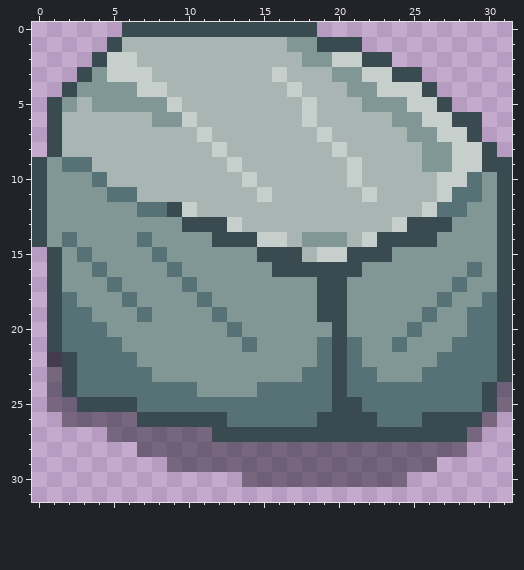
Two versions of one pixel-art file, Assets/Sprites/Rock_Resource_Node.aseprite. The first picture shows the starting point.
32x32 pixels, 1 frame.
Now the later version:
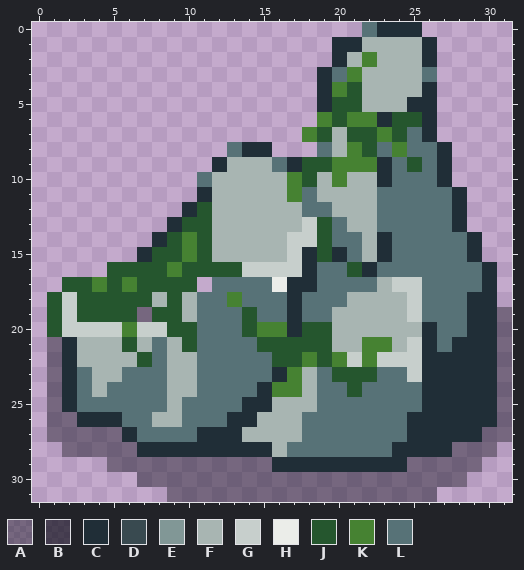
Palette (. is transparent): A #090a146b  B #090a14a9  C #202e37  D #394a50  E #819796  F #a8b5b2  G #c7cfcc  H #ebede9  J #25562e  K #468232  L #577277
Change:
Changed rows in their new state; - is an unchanged pixel.
Layers "Layer 1", "Layer 3":
first column x 0:
 0 ------.............---LCCC------
 1 -----...............CCFFFFC-----
 2 ----................CFKFFFC-----
 3 ---................CLKFFFFL-----
 4 --.................CKJFFFFC-----
 5 -..................CJJFFFCC.----
 6 -..................KJKKCJJC...--
 7 -.................KJ-JJKJLC...--
 8 -............LCC...LFKJLKLLC...-
 9 ............CF--LCJJKKKCLJLC....
10 ...........L--F--KJ-KF-CLLLC....
11 ...........C---F-KL---FLLLLLC...
12 ..........CJ------LL---LLLL-C...
13 .........CJJFF----GJL--LLLLLC...
14 ........CJKJFFFFFGGJLLFCLLLLLC..
15 -......CJJKJFFFFFGCJCLFCLLLLLC..
16 -....JJJJKJJJJGGGGCLLJCLLLLLL-C.
17 -.JJKJKJJJJ.LLLLHCCLLLLFGGLL-LC.
18 -JGJJJJJFJF-LKLLLCLLLFFFFGL-LCC.
19 -JGJJJJAJJFL-LJLLCLLFFFFFG-LLCCA
20 -JGGGGKGGJJLL-JKKCJJFFFFFFCLLCCA
21 -ACFFFJFLFJLLL-JJJJJFFKKFGCLCCCA
22 -ACFFFFJLFFLLLLLJJKJKGKGGGCCCCCA
23 --C-FF--LFFLLLLLCKF-JJJLLGCCCCCA
24 --C-F----FFLLLLCKKF-LJ----CCCCC-
25 --CLLLL--F----CCFFF-LL----CCCCC-
26 -A-CCCLLFFLLLCCFFF-LLLL--CCCCCCA
27 -AAAA-CLLLLCCCFFFFLLLLLLLCCCCCAA
28 --AAAAACCCCCCCCCFLLLLLLLCCCC-AA-
29 -----AAAA-------CCCCCCCCC--AAA--
30 -------AAAAAAA-----------AAAA---
31 ---------AAAAAAAAAAAAAAAAAA-----
